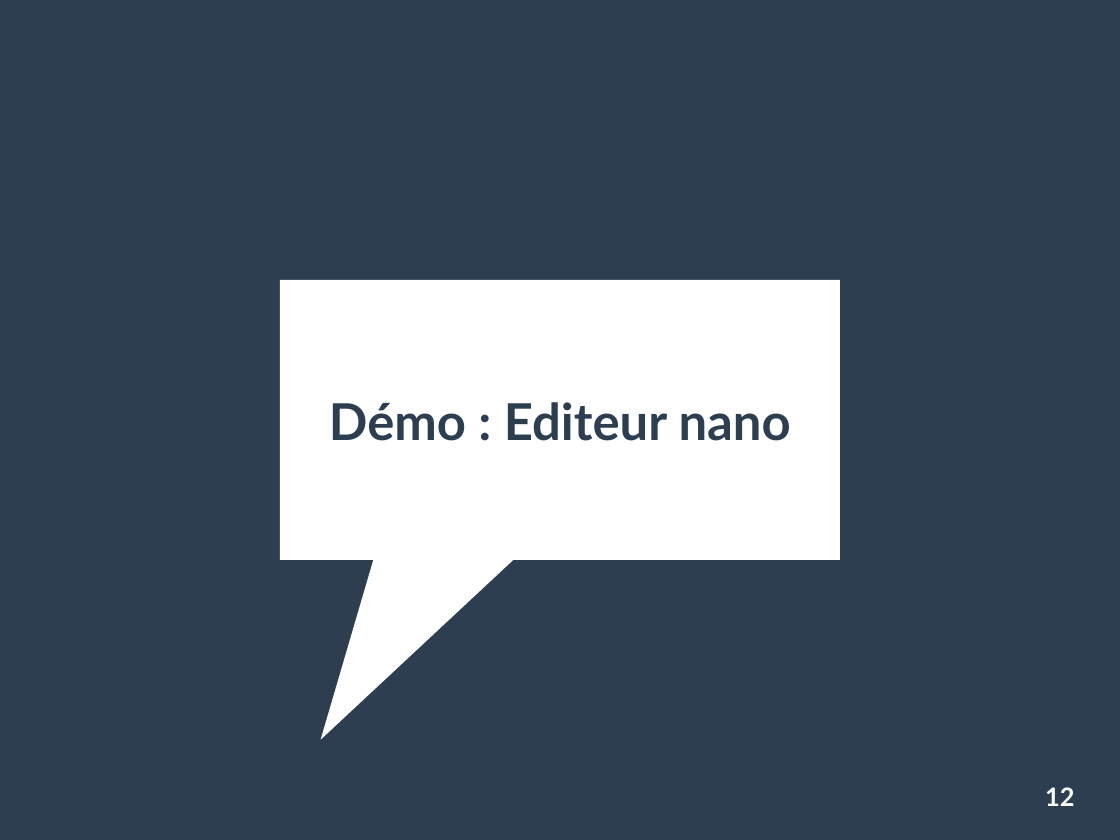
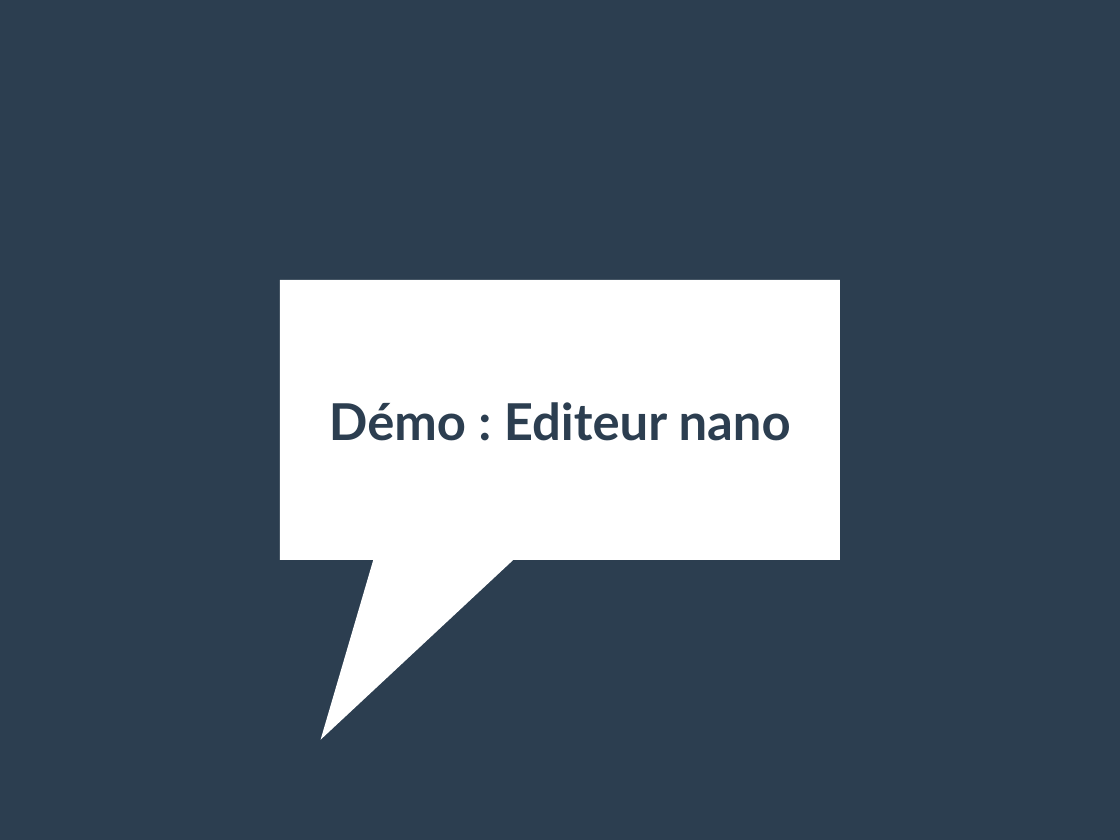
Before and after one commit to pushou/formation-git, a slide deck: slide 12 of 1-Introduction.odp. Drawn at 1120x840 pixels with LibreOffice and Linux fonts; fonts in the diff are those of the drawing. Boxes give left, top, right and bottom in pixels: in the first picture for what was removed or moved away, otherwise in the second. Text is boxed around its words. In the diff, an @@ line names an element or a change of style, - is before the commit and + after.

```diff
--- a/1-Introduction.odp
+++ b/1-Introduction.odp
@@ page number removed at box(1045, 787, 1074, 806) @@
-12
```
Also in this commit, not shown: 3 other slides changed, 13 other files.
